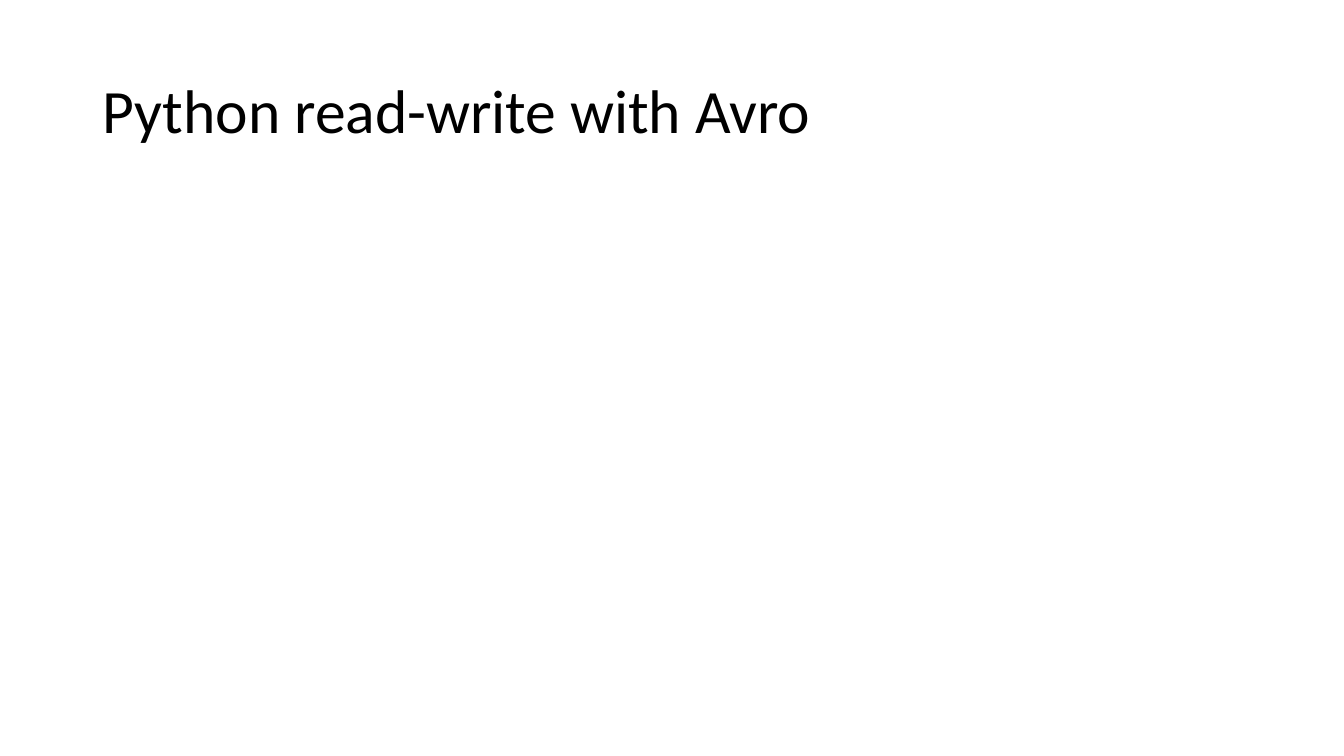
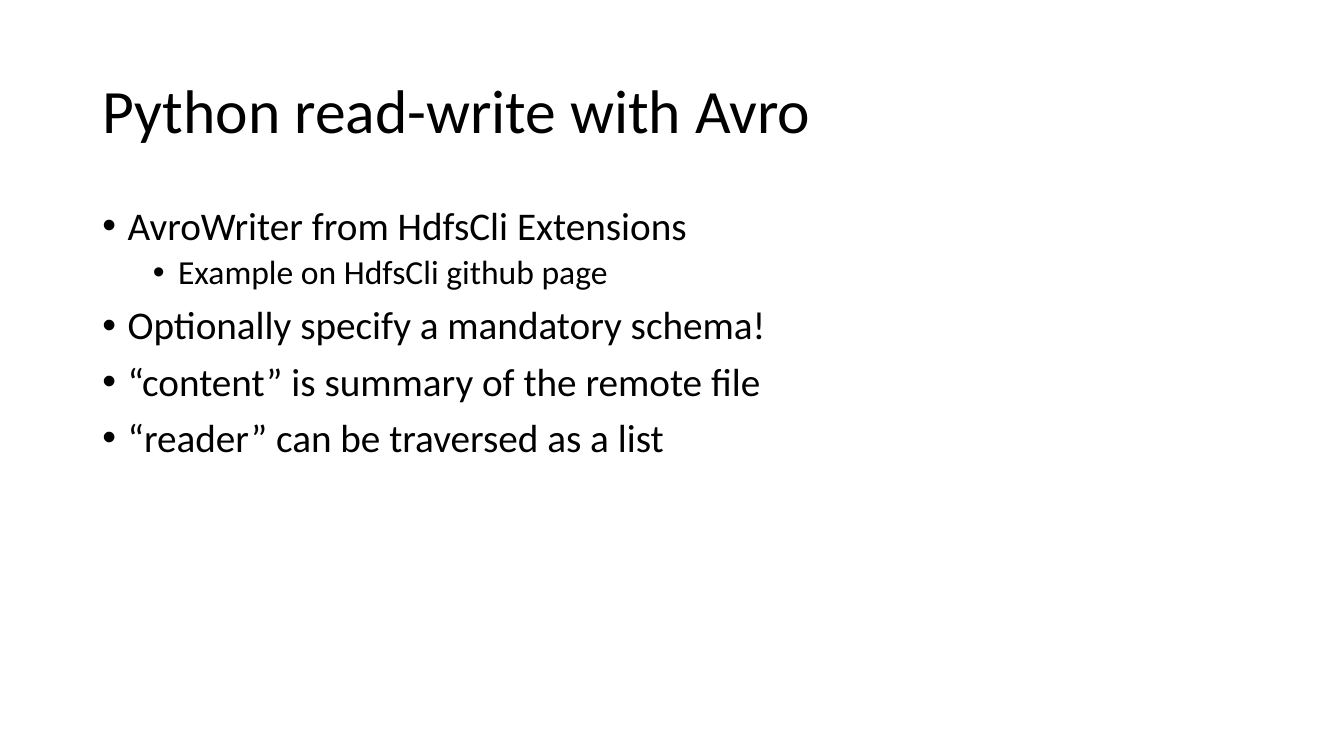
Before and after one commit to jakobhviid/BDDST21, a slide deck: slide 7 of Lecture2/Lecture2Ex.pptx (slide 8 before the commit). Drawn at 1344x756 pixels with LibreOffice and Linux fonts; fonts in the diff are those of the drawing. Boxes give left, top, right and bottom in pixels: in the first picture for what was removed or moved away, otherwise in the second. Text is boxed around its words. In the diff, an @@ line names an element or a change of style, - is before the commit and + after.

Commit message:
Prettify python and Docker files, and finalize powerpoint

```diff
--- a/Lecture2/Lecture2Ex.pptx
+++ b/Lecture2/Lecture2Ex.pptx
@@ text added at (128, 212, 766, 453), 28 pt, text #000000 @@
+• AvroWriter from HdfsCli Extensions
+  • Example on HdfsCli github page
+• Optionally specify a mandatory schema!
+• “content” is summary of the remote file
+• “reader” can be traversed as a list
```
Also in this commit, not shown: 6 other slides changed, 1 slide removed, 9 other files.
